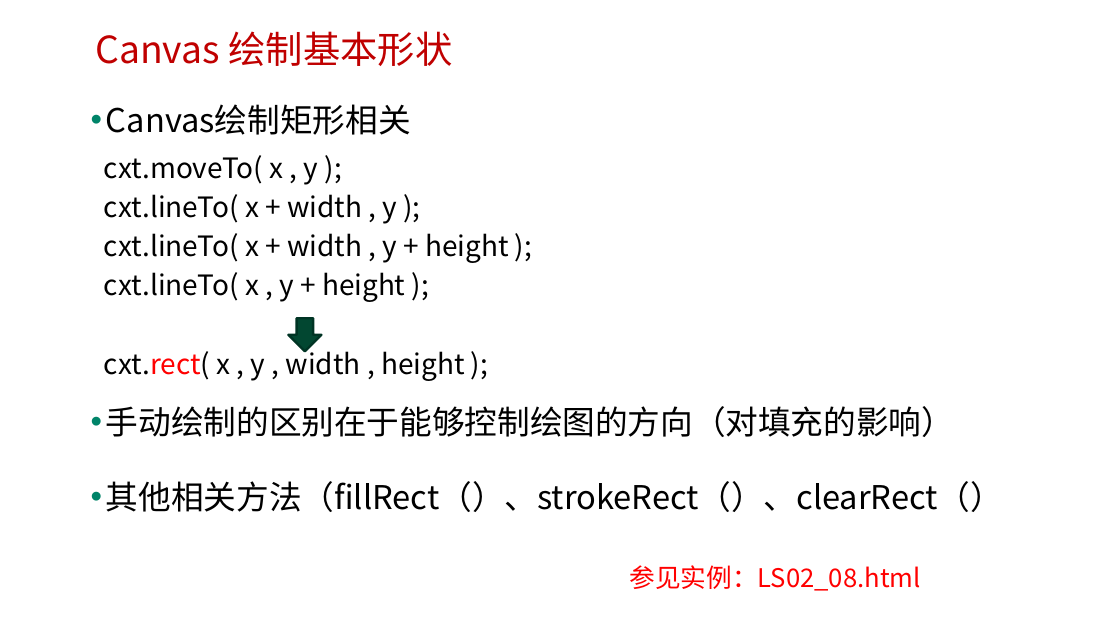
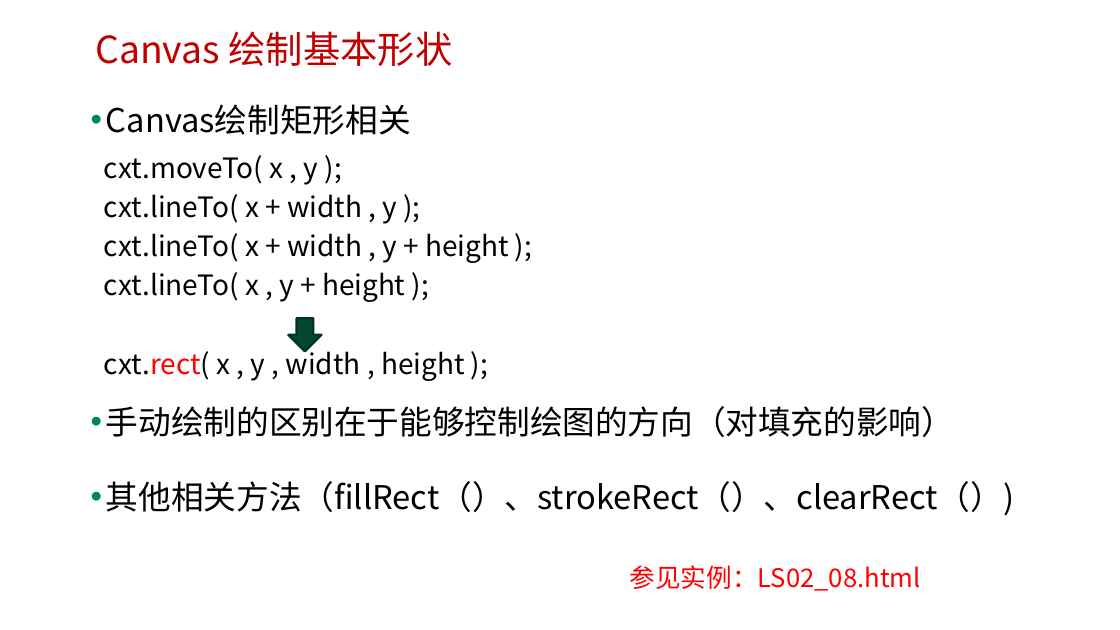
Before and after one commit to onest-qile/H5-Game-Development, a slide deck: slide 18 of 课程PPT/（02）H5 Canvas图形绘制.pptx. Drawn at 1120x630 pixels with LibreOffice and Linux fonts; fonts in the diff are those of the drawing; background and template pictures are left out. Boxes give left, top, right and bottom in pixels: in the first picture for what was removed or moved away, otherwise in the second. Text is boxed around its words. In the diff, an @@ line names an element or a change of style, - is before the commit and + after.

```diff
--- a/课程PPT/（02）H5 Canvas图形绘制.pptx
+++ b/课程PPT/（02）H5 Canvas图形绘制.pptx
@@ text at [106,481,1014,515]: text changed @@
-• 其他相关方法（fillRect（）、strokeRect（）、clearRect（）
+• 其他相关方法（fillRect（）、strokeRect（）、clearRect（）)
```
Also in this commit, not shown: 7 other slides changed, 11 other files.
